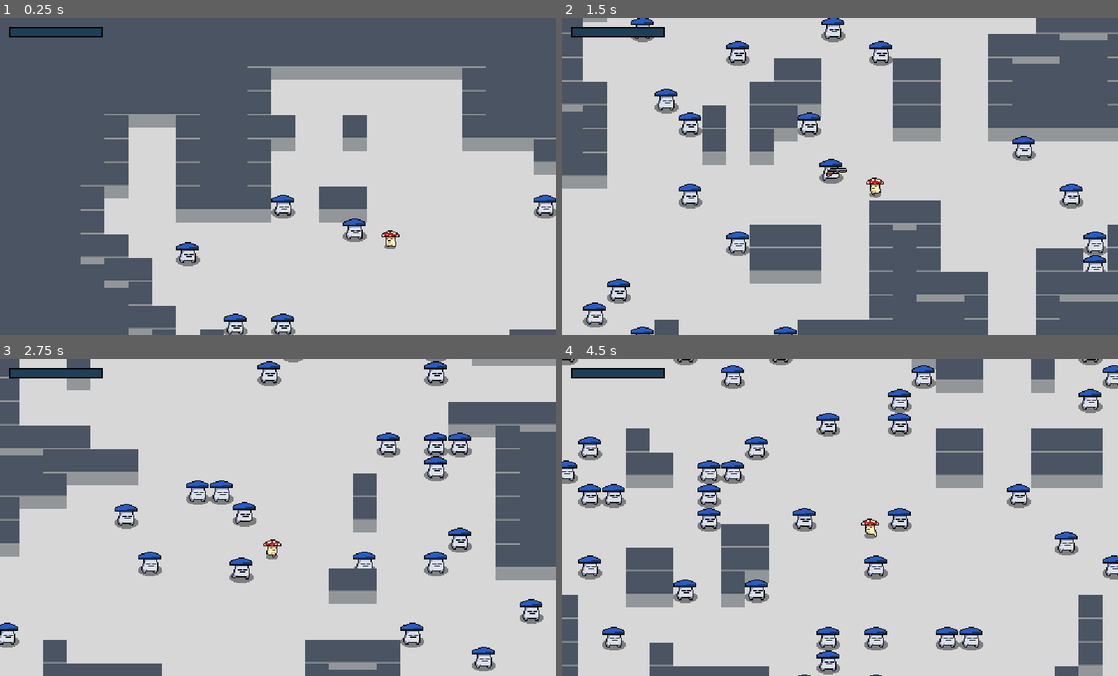
Above: before the commit, frames 1-4 (two rows, left to right).
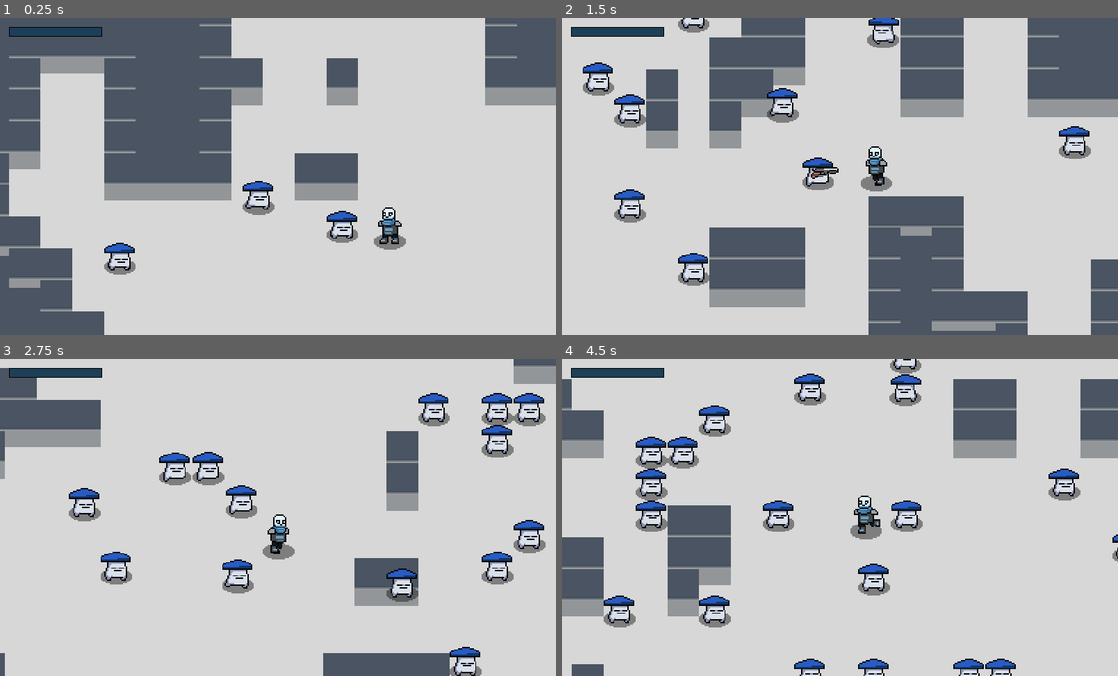
Above: after the commit, the same moments.

Repository: Hairic95/nuclear-throne-godot-clone
Game: Godot game, scene res://src/scenes/TestScene.tscn
Two runs of this game, one before a commit and one after it. Both use one fixed random seed, a clock stepped at 60 frames per second and the inputs below.
Inputs (mouse positions are in pixels of both pictures, inside the frame that each line leads up to):
- Up to frame 1 (0.25 s): no input
- Up to frame 2 (1.5 s): tap Enter (ui_accept) at 0.5, 0.6, 0.77, 1.07 s; move the mouse to (962, 160) at 0.52 s; hold D 0.53-1.28 s; move the mouse to (728, 192) at 1.27 s; hold S from 1.28 s (still down); right-click (728, 192) at 1.35 s
- Up to frame 3 (2.75 s): tap Enter (ui_accept) at 1.52, 1.55, 1.82, 2.3 s; move the mouse to (333, 447) at 2.02 s; release S at 2.03 s; press the mouse at (333, 447) at 2.03 s; hold D from 2.03 s (still down)
- Up to frame 4 (4.5 s): move the mouse to (812, 580) at 2.77 s; release D at 2.78 s; release the mouse at (812, 580) at 2.78 s; hold W 2.78-3.53 s; tap E (interact) at 2.85 s; tap Enter (ui_accept) at 3.02, 3.05, 3.32, 3.77, 3.8, 4.07, 4.35 s; move the mouse to (1006, 565) at 3.52 s; hold A from 3.53 s (still down); tap Mouse wheel up (next_weapon) at 3.6 s; move the mouse to (673, 469) at 4.27 s

The runs differ from the first frame. In frame 1, 38% of the frame differs, in the area x 0-100%, y 0-100%; in frame 2, 37%; in frame 3, 29%; in frame 4, 32%.

Commit message:
player sprite changed

Diff:
--- a/assets/animation_tree/character_basic_tree.tres
+++ b/assets/animation_tree/character_basic_tree.tres
@@ -45,4 +45,4 @@
 nodes/tr_alive/position = Vector2( 980, 220 )
 nodes/tr_movement/node = SubResource( 7 )
 nodes/tr_movement/position = Vector2( 420, 180 )
-node_connections = [ "output", 0, "tr_alive", "os_hurt", 0, "tr_movement", "os_hurt", 1, "an_hurt", "tr_alive", 0, "os_hurt", "tr_alive", 1, "an_dead", "tr_movement", 0, "an_idle", "tr_movement", 1, "an_run" ]
+node_connections = [ "output", 0, "tr_alive", "tr_alive", 0, "os_hurt", "tr_alive", 1, "an_dead", "os_hurt", 0, "tr_movement", "os_hurt", 1, "an_hurt", "tr_movement", 0, "an_idle", "tr_movement", 1, "an_run" ]
--- a/assets/textures/background/TestTileset.tres
+++ b/assets/textures/background/TestTileset.tres
@@ -1,26 +1,21 @@
-[gd_resource type="TileSet" load_steps=6 format=2]
+[gd_resource type="TileSet" load_steps=5 format=2]
 
 [ext_resource path="res://assets/textures/background/wall.png" type="Texture" id=1]
 [ext_resource path="res://assets/textures/background/floor.png" type="Texture" id=2]
 [ext_resource path="res://assets/textures/background/outer_wall.png" type="Texture" id=3]
 
-[sub_resource type="NavigationPolygon" id=1]
-vertices = PoolVector2Array( 24, 24, 0, 24, 0, 0, 24, 0 )
-polygons = [ PoolIntArray( 0, 1, 2, 3 ) ]
-
-[sub_resource type="RectangleShape2D" id=2]
+[sub_resource type="RectangleShape2D" id=1]
 extents = Vector2( 12, 12 )
 
 [resource]
 0/name = "floor"
 0/texture = ExtResource( 2 )
-0/tex_offset = Vector2( 0, 0 )
+0/tex_offset = Vector2( 0, -12 )
 0/modulate = Color( 1, 1, 1, 1 )
 0/region = Rect2( 0, 0, 24, 24 )
 0/tile_mode = 0
 0/occluder_offset = Vector2( 12, 12 )
 0/navigation_offset = Vector2( 12, 12 )
-0/navigation = SubResource( 1 )
 0/shape_offset = Vector2( 0, 0 )
 0/shape_transform = Transform2D( 1, 0, 0, 1, 0, 0 )
 0/shape_one_way = false
@@ -29,28 +24,28 @@
 0/z_index = 0
 1/name = "wall"
 1/texture = ExtResource( 1 )
-1/tex_offset = Vector2( 0, -6 )
+1/tex_offset = Vector2( 0, -18 )
 1/modulate = Color( 1, 1, 1, 1 )
 1/region = Rect2( 0, 0, 24, 36 )
 1/tile_mode = 0
 1/occluder_offset = Vector2( 12, 18 )
 1/navigation_offset = Vector2( 12, 18 )
-1/shape_offset = Vector2( 12, 18 )
-1/shape_transform = Transform2D( 1, 0, 0, 1, 12, 18 )
-1/shape = SubResource( 2 )
+1/shape_offset = Vector2( 12, 6 )
+1/shape_transform = Transform2D( 1, 0, 0, 1, 12, 6 )
+1/shape = SubResource( 1 )
 1/shape_one_way = false
 1/shape_one_way_margin = 1.0
 1/shapes = [ {
 "autotile_coord": Vector2( 0, 0 ),
 "one_way": false,
 "one_way_margin": 1.0,
-"shape": SubResource( 2 ),
-"shape_transform": Transform2D( 1, 0, 0, 1, 12, 18 )
+"shape": SubResource( 1 ),
+"shape_transform": Transform2D( 1, 0, 0, 1, 12, 6 )
 } ]
 1/z_index = 0
 2/name = "outerwall"
 2/texture = ExtResource( 3 )
-2/tex_offset = Vector2( 0, 0 )
+2/tex_offset = Vector2( 0, -12 )
 2/modulate = Color( 1, 1, 1, 1 )
 2/region = Rect2( 0, 0, 24, 24 )
 2/tile_mode = 0
--- a/assets/textures/background/TestTileset.tscn
+++ b/assets/textures/background/TestTileset.tscn
@@ -11,17 +11,20 @@
 
 [node name="floor" type="Sprite" parent="."]
 texture = ExtResource( 2 )
+offset = Vector2( 0, -12 )
 
 [node name="wall" type="Sprite" parent="."]
 position = Vector2( 32, 0 )
 texture = ExtResource( 1 )
-offset = Vector2( 0, -6 )
+offset = Vector2( 0, -18 )
 
 [node name="StaticBody2D" type="StaticBody2D" parent="wall"]
 
 [node name="CollisionShape2D" type="CollisionShape2D" parent="wall/StaticBody2D"]
+position = Vector2( 0, -12 )
 shape = SubResource( 1 )
 
 [node name="outerwall" type="Sprite" parent="."]
 position = Vector2( 64, 0 )
 texture = ExtResource( 3 )
+offset = Vector2( 0, -12 )
--- a/project.godot
+++ b/project.godot
@@ -55,11 +55,11 @@
 
 [display]
 
-window/size/width=560
-window/size/height=320
+window/size/width=1680
+window/size/height=960
 window/size/test_width=1680
 window/size/test_height=960
-window/stretch/mode="viewport"
+window/stretch/mode="2d"
 
 [input]
 
--- a/src/entities/enemies/Enemy.tscn
+++ b/src/entities/enemies/Enemy.tscn
@@ -146,7 +146,7 @@
 [node name="Sprite" type="Sprite" parent="."]
 texture = ExtResource( 1 )
 hframes = 12
-frame = 1
+frame = 2
 
 [node name="AnimPlayer" type="AnimationPlayer" parent="."]
 anims/dead = SubResource( 2 )
--- a/src/entities/player/Player.tscn
+++ b/src/entities/player/Player.tscn
@@ -1,13 +1,14 @@
-[gd_scene load_steps=11 format=2]
+[gd_scene load_steps=12 format=2]
 
 [ext_resource path="res://src/entities/player/Player.gd" type="Script" id=1]
-[ext_resource path="res://assets/textures/entitites/player/fungus.png" type="Texture" id=2]
+[ext_resource path="res://assets/textures/entitites/player/blue.png" type="Texture" id=2]
 [ext_resource path="res://assets/animation_tree/character_basic_tree.tres" type="AnimationNodeBlendTree" id=3]
 [ext_resource path="res://src/entities/player/CameraHandler.gd" type="Script" id=4]
 [ext_resource path="res://assets/textures/entitites/shadow.png" type="Texture" id=5]
 
-[sub_resource type="CircleShape2D" id=1]
-radius = 6.15921
+[sub_resource type="CapsuleShape2D" id=7]
+radius = 4.57174
+height = 13.6018
 
 [sub_resource type="Animation" id=2]
 resource_name = "dead"
@@ -33,7 +34,7 @@
 "times": PoolRealArray( 0 ),
 "transitions": PoolRealArray( 1 ),
 "update": 1,
-"values": [ 11 ]
+"values": [ 13 ]
 }
 
 [sub_resource type="Animation" id=3]
@@ -61,7 +62,7 @@
 "times": PoolRealArray( 0, 0.5 ),
 "transitions": PoolRealArray( 1, 1 ),
 "update": 0,
-"values": [ 10, 10 ]
+"values": [ 12, 12 ]
 }
 
 [sub_resource type="Animation" id=4]
@@ -95,7 +96,7 @@
 
 [sub_resource type="Animation" id=5]
 resource_name = "run"
-length = 0.6
+length = 0.8
 loop = true
 tracks/0/type = "value"
 tracks/0/path = NodePath("Sprite:modulate")
@@ -116,32 +117,37 @@
 tracks/1/imported = false
 tracks/1/enabled = true
 tracks/1/keys = {
-"times": PoolRealArray( 0, 0.1, 0.2, 0.3, 0.4, 0.5 ),
-"transitions": PoolRealArray( 1, 1, 1, 1, 1, 1 ),
+"times": PoolRealArray( 0, 0.1, 0.2, 0.3, 0.4, 0.5, 0.6, 0.7 ),
+"transitions": PoolRealArray( 1, 1, 1, 1, 1, 1, 1, 1 ),
 "update": 1,
-"values": [ 4, 5, 6, 7, 8, 9 ]
-}
+"values": [ 4, 5, 6, 7, 8, 9, 10, 11 ]
+}
+
+[sub_resource type="CapsuleShape2D" id=6]
+radius = 7.86149
+height = 20.5791
 
 [node name="Player" type="KinematicBody2D" groups=[
 "player",
 ]]
 script = ExtResource( 1 )
 
-[node name="CollisionShape2D2" type="CollisionShape2D" parent="."]
-shape = SubResource( 1 )
+[node name="CollisionShape2D3" type="CollisionShape2D" parent="."]
+rotation = 1.5708
+shape = SubResource( 7 )
 
 [node name="shadow" type="Sprite" parent="."]
-position = Vector2( 0, 6 )
-scale = Vector2( 0.5, 0.5 )
+position = Vector2( 0, 1 )
 texture = ExtResource( 5 )
 
 [node name="Sprite" type="Sprite" parent="."]
-position = Vector2( 0, -2 )
+position = Vector2( 0, -13 )
 texture = ExtResource( 2 )
-hframes = 12
-frame = 2
+hframes = 14
+frame = 9
 
 [node name="Weapons" type="Node2D" parent="."]
+position = Vector2( 0, -11 )
 
 [node name="AnimPlayer" type="AnimationPlayer" parent="."]
 anims/dead = SubResource( 2 )
@@ -161,6 +167,7 @@
 
 [node name="Camera2D" type="Camera2D" parent="CameraHandler"]
 current = true
+zoom = Vector2( 0.25, 0.25 )
 smoothing_enabled = true
 smoothing_speed = 10.0
 
@@ -176,20 +183,24 @@
 [node name="Hitbox" type="Area2D" parent="." groups=[
 "player_hitbox",
 ]]
+position = Vector2( 0, -11 )
 collision_layer = 4
 collision_mask = 4
 
-[node name="CollisionShape2D" type="CollisionShape2D" parent="Hitbox"]
-shape = SubResource( 1 )
+[node name="CollisionShape2D3" type="CollisionShape2D" parent="Hitbox"]
+shape = SubResource( 6 )
 
 [node name="PushBox" type="Area2D" parent="." groups=[
 "pushbox",
 ]]
+position = Vector2( 0, -11 )
 collision_layer = 9
 collision_mask = 9
 
 [node name="CollisionShape2D2" type="CollisionShape2D" parent="PushBox"]
-shape = SubResource( 1 )
+position = Vector2( 0, 11 )
+rotation = 1.5708
+shape = SubResource( 7 )
 
 [node name="ScentTimer" type="Timer" parent="."]
 wait_time = 0.1
--- a/src/scenes/TestScene.tscn
+++ b/src/scenes/TestScene.tscn
@@ -42,6 +42,8 @@
 script = ExtResource( 4 )
 
 [node name="UI" type="CanvasLayer" parent="."]
+scale = Vector2( 3, 3 )
+transform = Transform2D( 3, 0, 0, 3, 0, 0 )
 
 [node name="Screen" type="Control" parent="UI"]
 anchor_right = 1.0
Binary file changed: assets/aseprite/enemy.aseprite
Binary file added: assets/textures/entitites/player/blue.png
Not shown, added: assets/textures/entitites/player/blue.png.import
